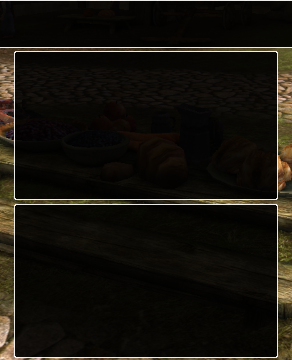
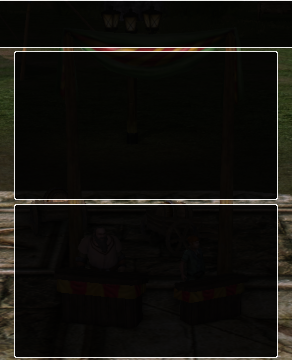
Before/after of a w=292, h=360 layered artwork. What changed in the layer stack:
added layer "Inn League / Ale Association" in group "Mine" over box(0, 0, 292, 360)
hid "Farmer's Faire.png" over box(0, 0, 292, 360)
hid group "Original" (1 layers) over box(0, 0, 292, 360)
